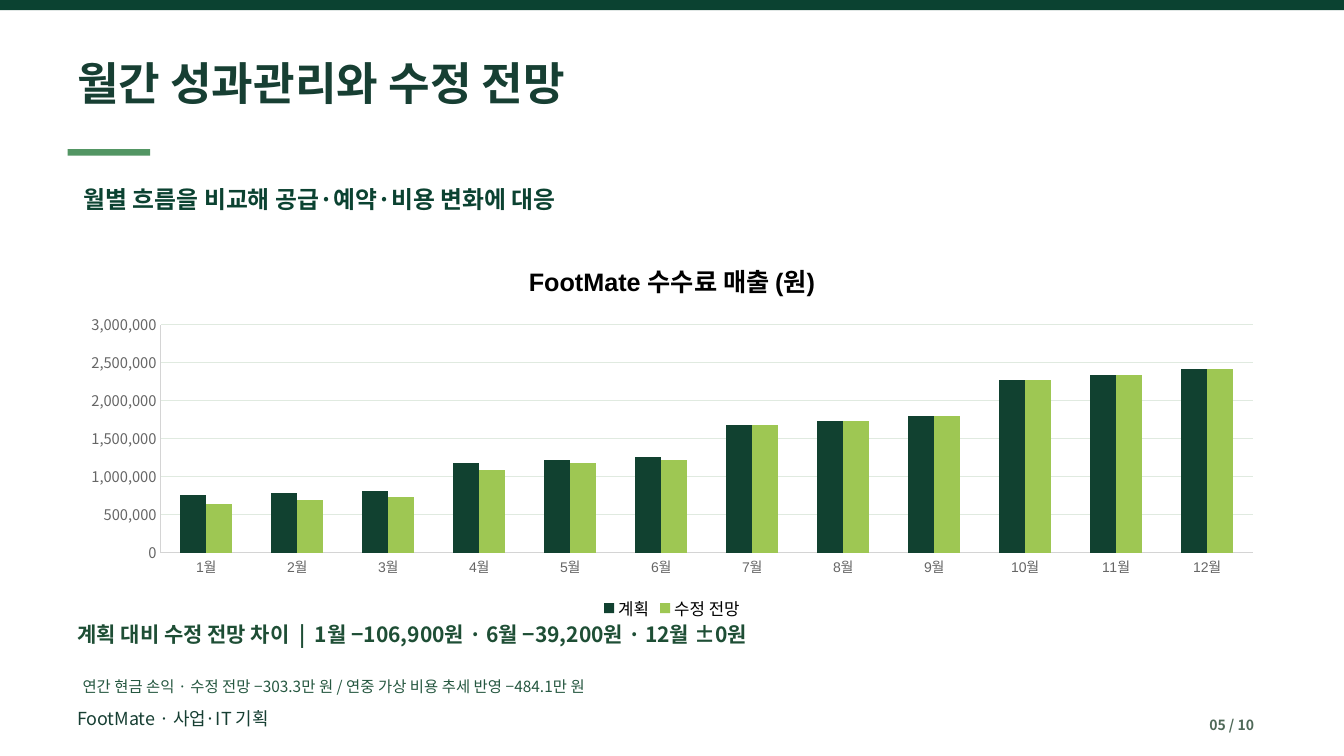
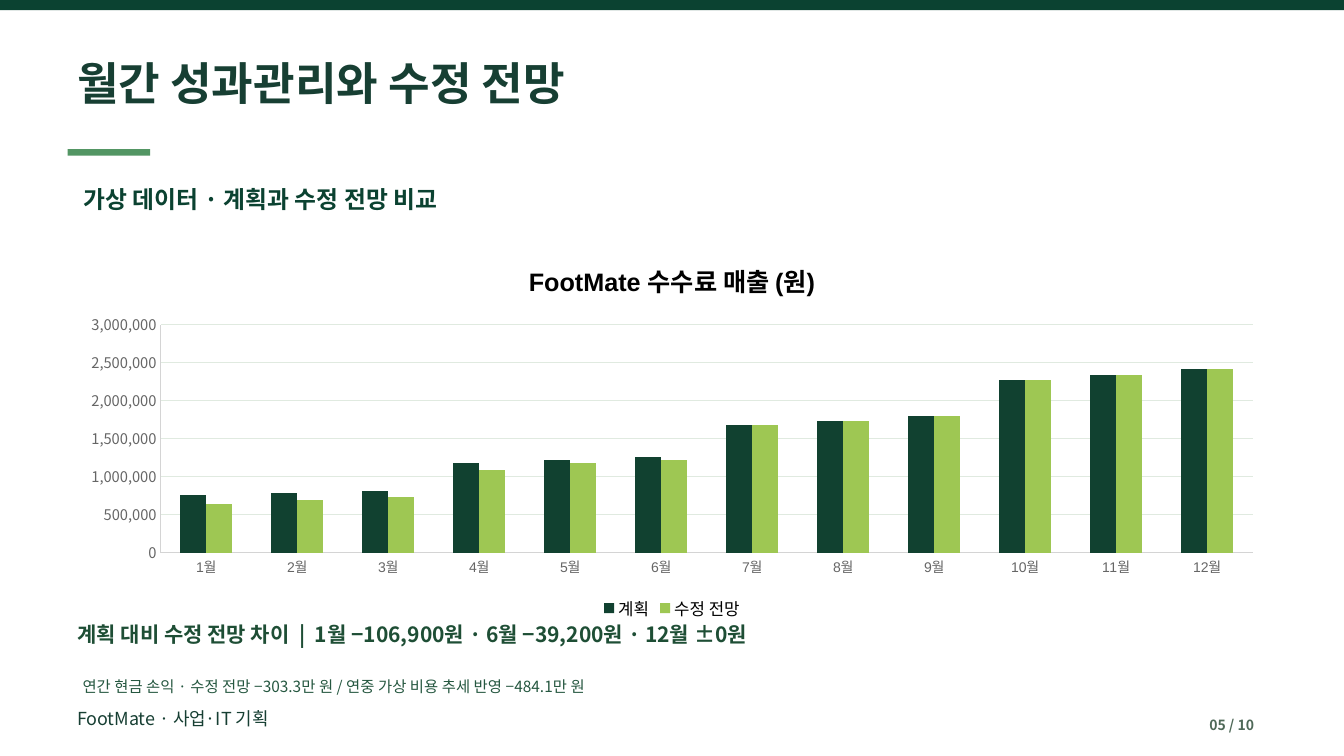
Before and after one commit to dohyunkimmm/footmate, a slide deck: slide 5 of src/case-study/downloads/footmate_report.pptx. Drawn at 1344x756 pixels with LibreOffice and Linux fonts; fonts in the diff are those of the drawing. Boxes give left, top, right and bottom in pixels: in the first picture for what was removed or moved away, otherwise in the second. Text is boxed around its words. In the diff, an @@ line names an element or a change of style, - is before the commit and + after.

```diff
--- a/src/case-study/downloads/footmate_report.pptx
+++ b/src/case-study/downloads/footmate_report.pptx
@@ text at (84,188,437,210): text changed @@
-월별 흐름을 비교해 공급·예약·비용 변화에 대응
+가상 데이터 · 계획과 수정 전망 비교
```
Also in this commit, not shown: 9 other slides changed, 6 other files.
